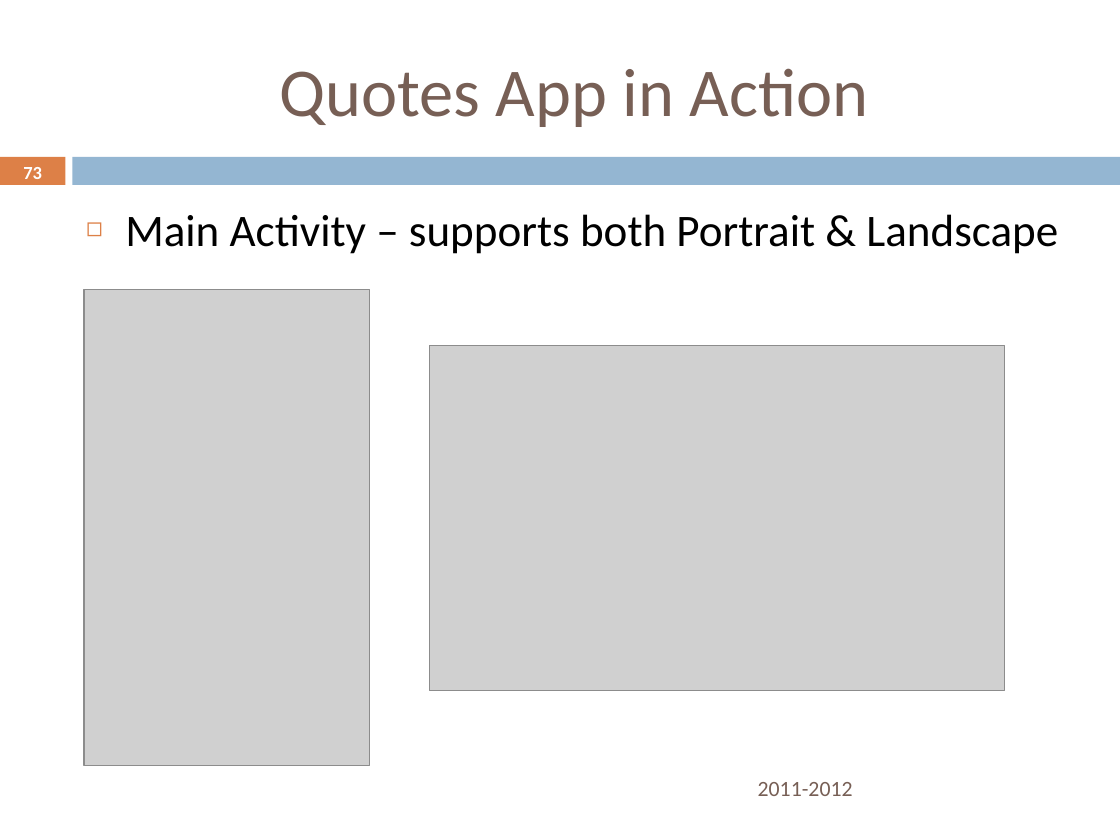
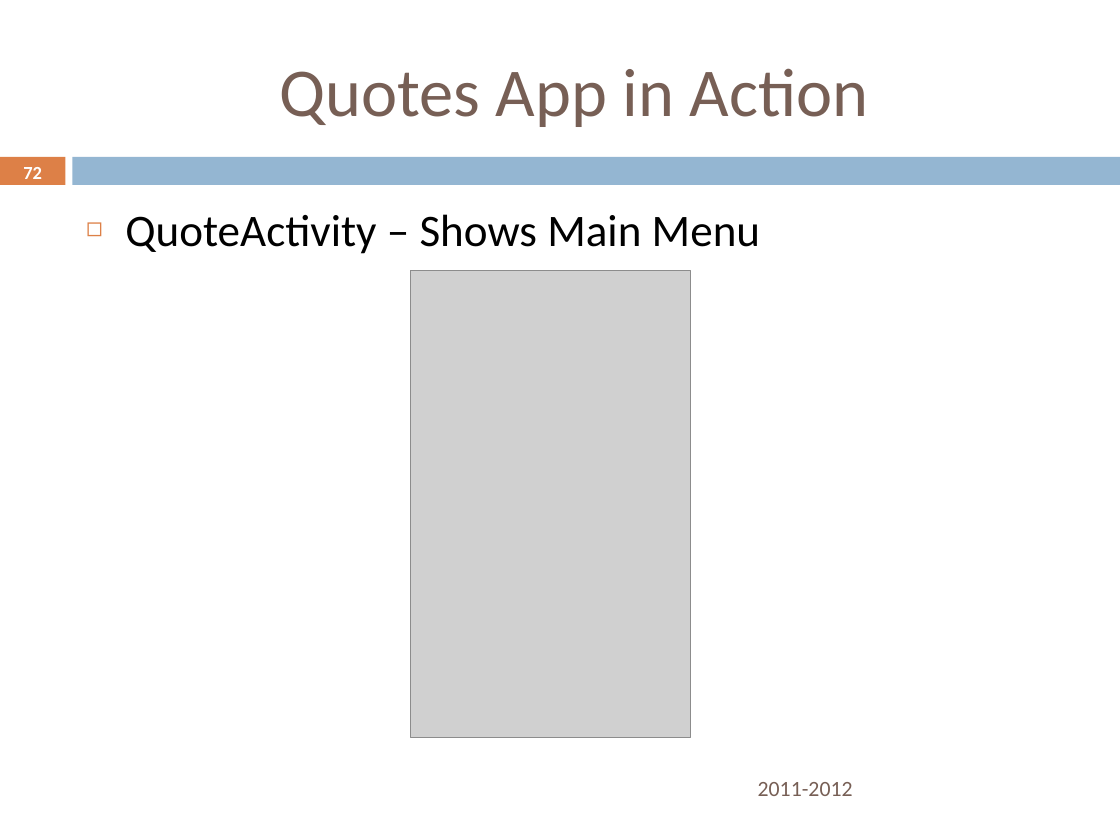
Before and after one commit to rominirani/Nitrodroid-2012-Android101-Workshop, a slide deck: slide 72 of presentation/AndroidDeveloper101Workshop-October6-Nitrodroid-2012-MindStormSoftware.pptx (slide 73 before the commit). Drawn at 1120x840 pixels with LibreOffice and Linux fonts; fonts in the diff are those of the drawing; grey boxes stand for pictures; background and template pictures are left out. Boxes give left, top, right and bottom in pixels: in the first picture for what was removed or moved away, otherwise in the second. Text is boxed around its words. In the diff, an @@ line names an element or a change of style, - is before the commit and + after.

```diff
--- a/presentation/AndroidDeveloper101Workshop-October6-Nitrodroid-2012-MindStormSoftware.pptx
+++ b/presentation/AndroidDeveloper101Workshop-October6-Nitrodroid-2012-MindStormSoftware.pptx
@@ page number at [23,167,42,179]: text changed @@
-73
+72
@@ text at [125,214,760,254]: text changed @@
-◻ Main Activity – supports both Portrait & Landscape
+◻ QuoteActivity – Shows Main Menu
@@ picture removed at [84,289,370,765] @@
@@ picture added at [411,271,691,738] @@
@@ picture removed at [429,345,1005,690] @@
```
Also in this commit, not shown: 3 other slides changed, 1 slide removed, 5 other files.
